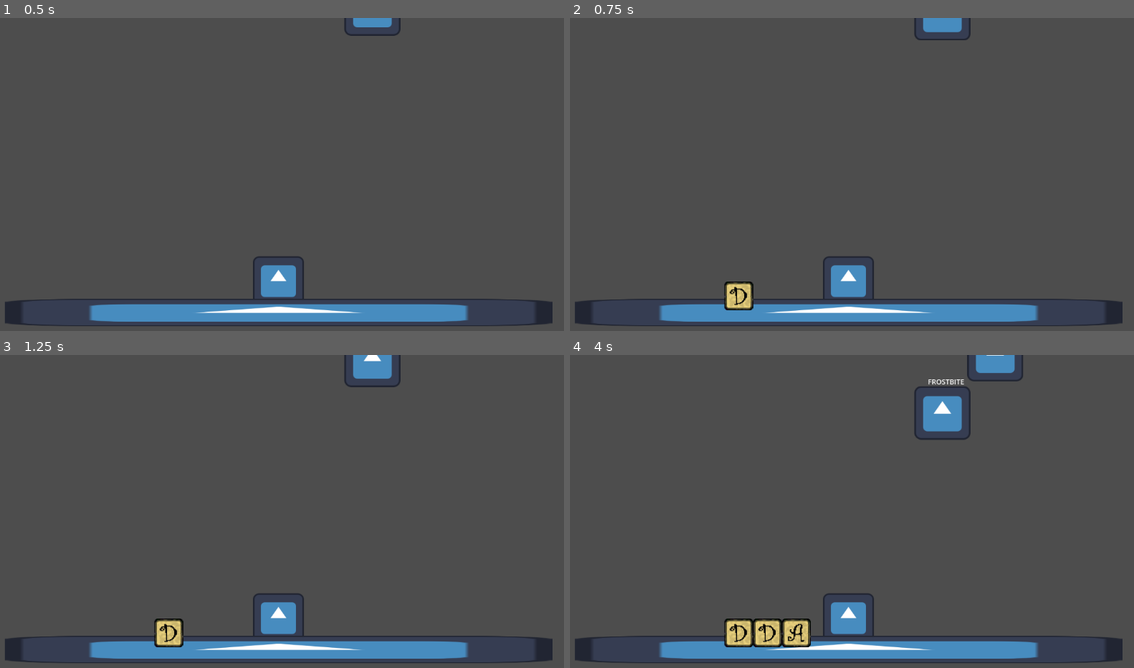
Above: before the commit, frames 1-4 (two rows, left to right).
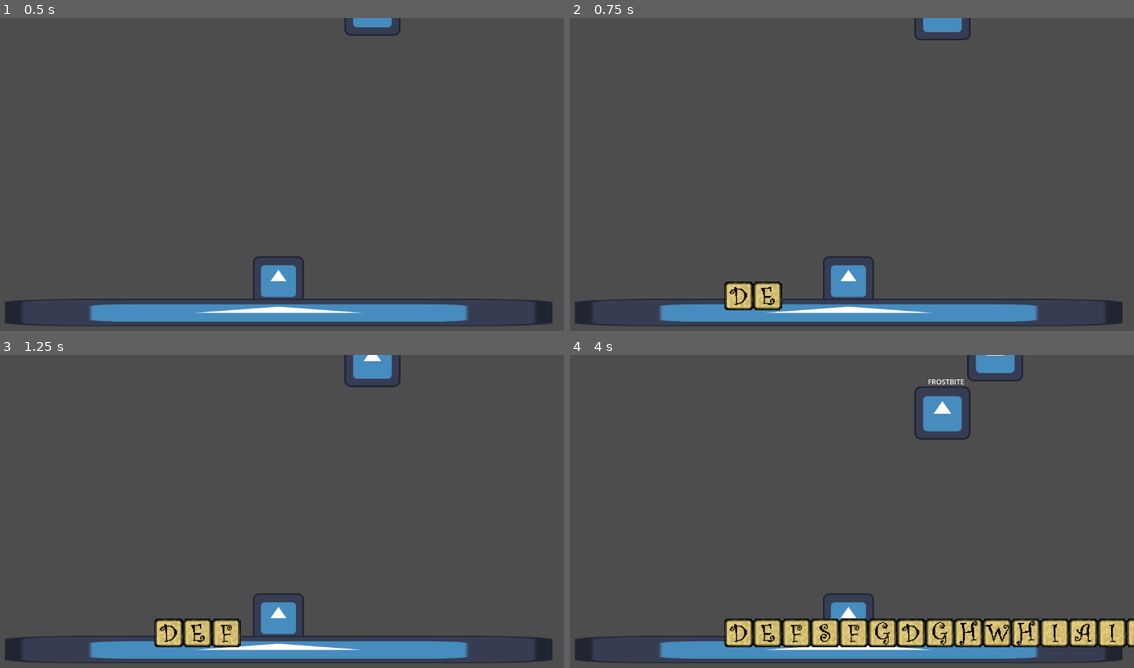
Above: after the commit, the same moments.

Repository: Mark-0909/Type-Wizard-Tower-Defense
Game: Godot game, scene res://nodes/main.tscn
The game is run twice, just before and just after one commit, with the same random seed, the same clock (stepped at 60 frames per second) and the same inputs. The engine's default icon, where the game draws it, is replaced by a stand-in: a white triangle on a blue panel in a dark square.
Inputs:
- Up to frame 1 (0.5 s): no input
- Up to frame 2 (0.75 s): tap Enter at 0.5 s; hold D from 0.53 s (still down); tap E at 0.6 s
- Up to frame 3 (1.25 s): keep holding D; tap F at 0.8 s
- Up to frame 4 (4 s): release D at 1.28 s; hold S 1.28-2.03 s; tap F at 1.35 s; tap G at 1.55, 2.1 s; hold D 2.03-2.78 s; tap H at 2.3, 2.85 s; hold W 2.78-3.53 s; tap I at 3.05, 3.6 s; hold A from 3.53 s (still down); tap J at 3.8 s

Frame 1 is identical in both runs. In frame 2, 0.5% of the frame differs, in the area x 32-38%, y 84-94%; in frame 3, 0.9%; in frame 4, 5.3%, in the area x 32-100%, y 84-94%.

Commit message:
added all letters

Diff:
--- /dev/null
+++ b/nodes/e.tscn
@@ -0,0 +1,21 @@
+[gd_scene load_steps=3 format=3 uid="uid://d1x27y104ncue"]
+
+[ext_resource type="Texture2D" uid="uid://dihq7rkc7d2vr" path="res://assets/letters/e.png" id="1_20qil"]
+
+[sub_resource type="SpriteFrames" id="SpriteFrames_ebksr"]
+animations = [{
+"frames": [{
+"duration": 1.0,
+"texture": ExtResource("1_20qil")
+}],
+"loop": true,
+"name": &"default",
+"speed": 5.0
+}]
+
+[node name="A" type="Node2D"]
+scale = Vector2(0.037, 0.037)
+
+[node name="AnimatedSprite2D" type="AnimatedSprite2D" parent="."]
+scale = Vector2(1.57913, 1.57335)
+sprite_frames = SubResource("SpriteFrames_ebksr")
--- /dev/null
+++ b/nodes/f.tscn
@@ -0,0 +1,21 @@
+[gd_scene load_steps=3 format=3 uid="uid://dkq2wuy7tcmmu"]
+
+[ext_resource type="Texture2D" uid="uid://jksiudnqssqe" path="res://assets/letters/f.png" id="1_rlq7t"]
+
+[sub_resource type="SpriteFrames" id="SpriteFrames_ebksr"]
+animations = [{
+"frames": [{
+"duration": 1.0,
+"texture": ExtResource("1_rlq7t")
+}],
+"loop": true,
+"name": &"default",
+"speed": 5.0
+}]
+
+[node name="A" type="Node2D"]
+scale = Vector2(0.037, 0.037)
+
+[node name="AnimatedSprite2D" type="AnimatedSprite2D" parent="."]
+scale = Vector2(1.57913, 1.57335)
+sprite_frames = SubResource("SpriteFrames_ebksr")
--- /dev/null
+++ b/nodes/g.tscn
@@ -0,0 +1,21 @@
+[gd_scene load_steps=3 format=3 uid="uid://duxb34066am07"]
+
+[ext_resource type="Texture2D" uid="uid://ckp0ywky1qvsh" path="res://assets/letters/g.png" id="1_1bwcf"]
+
+[sub_resource type="SpriteFrames" id="SpriteFrames_ebksr"]
+animations = [{
+"frames": [{
+"duration": 1.0,
+"texture": ExtResource("1_1bwcf")
+}],
+"loop": true,
+"name": &"default",
+"speed": 5.0
+}]
+
+[node name="A" type="Node2D"]
+scale = Vector2(0.037, 0.037)
+
+[node name="AnimatedSprite2D" type="AnimatedSprite2D" parent="."]
+scale = Vector2(1.57913, 1.57335)
+sprite_frames = SubResource("SpriteFrames_ebksr")
--- /dev/null
+++ b/nodes/h.tscn
@@ -0,0 +1,21 @@
+[gd_scene load_steps=3 format=3 uid="uid://upoc0bld4q8s"]
+
+[ext_resource type="Texture2D" uid="uid://ctx67fukhrgd" path="res://assets/letters/h.png" id="1_uft8j"]
+
+[sub_resource type="SpriteFrames" id="SpriteFrames_ebksr"]
+animations = [{
+"frames": [{
+"duration": 1.0,
+"texture": ExtResource("1_uft8j")
+}],
+"loop": true,
+"name": &"default",
+"speed": 5.0
+}]
+
+[node name="A" type="Node2D"]
+scale = Vector2(0.037, 0.037)
+
+[node name="AnimatedSprite2D" type="AnimatedSprite2D" parent="."]
+scale = Vector2(1.57913, 1.57335)
+sprite_frames = SubResource("SpriteFrames_ebksr")
--- /dev/null
+++ b/nodes/i.tscn
@@ -0,0 +1,21 @@
+[gd_scene load_steps=3 format=3 uid="uid://dn3ar2ahkkqig"]
+
+[ext_resource type="Texture2D" uid="uid://8jwgg0capjqs" path="res://assets/letters/i.png" id="1_lja4k"]
+
+[sub_resource type="SpriteFrames" id="SpriteFrames_ebksr"]
+animations = [{
+"frames": [{
+"duration": 1.0,
+"texture": ExtResource("1_lja4k")
+}],
+"loop": true,
+"name": &"default",
+"speed": 5.0
+}]
+
+[node name="A" type="Node2D"]
+scale = Vector2(0.037, 0.037)
+
+[node name="AnimatedSprite2D" type="AnimatedSprite2D" parent="."]
+scale = Vector2(1.57913, 1.57335)
+sprite_frames = SubResource("SpriteFrames_ebksr")
--- /dev/null
+++ b/nodes/j.tscn
@@ -0,0 +1,21 @@
+[gd_scene load_steps=3 format=3 uid="uid://bhk3aab5cjyd0"]
+
+[ext_resource type="Texture2D" uid="uid://6qy00wu2qair" path="res://assets/letters/j.png" id="1_2ojoo"]
+
+[sub_resource type="SpriteFrames" id="SpriteFrames_ebksr"]
+animations = [{
+"frames": [{
+"duration": 1.0,
+"texture": ExtResource("1_2ojoo")
+}],
+"loop": true,
+"name": &"default",
+"speed": 5.0
+}]
+
+[node name="A" type="Node2D"]
+scale = Vector2(0.037, 0.037)
+
+[node name="AnimatedSprite2D" type="AnimatedSprite2D" parent="."]
+scale = Vector2(1.57913, 1.57335)
+sprite_frames = SubResource("SpriteFrames_ebksr")
--- /dev/null
+++ b/nodes/k.tscn
@@ -0,0 +1,21 @@
+[gd_scene load_steps=3 format=3 uid="uid://dmjs3s18o1muw"]
+
+[ext_resource type="Texture2D" uid="uid://c0f3bl0r65v8f" path="res://assets/letters/k.png" id="1_0pf5n"]
+
+[sub_resource type="SpriteFrames" id="SpriteFrames_ebksr"]
+animations = [{
+"frames": [{
+"duration": 1.0,
+"texture": ExtResource("1_0pf5n")
+}],
+"loop": true,
+"name": &"default",
+"speed": 5.0
+}]
+
+[node name="A" type="Node2D"]
+scale = Vector2(0.037, 0.037)
+
+[node name="AnimatedSprite2D" type="AnimatedSprite2D" parent="."]
+scale = Vector2(1.57913, 1.57335)
+sprite_frames = SubResource("SpriteFrames_ebksr")
--- /dev/null
+++ b/nodes/l.tscn
@@ -0,0 +1,21 @@
+[gd_scene load_steps=3 format=3 uid="uid://c45r4htqytxpb"]
+
+[ext_resource type="Texture2D" uid="uid://dbr0gdnmukx7n" path="res://assets/letters/l.png" id="1_lo7fu"]
+
+[sub_resource type="SpriteFrames" id="SpriteFrames_ebksr"]
+animations = [{
+"frames": [{
+"duration": 1.0,
+"texture": ExtResource("1_lo7fu")
+}],
+"loop": true,
+"name": &"default",
+"speed": 5.0
+}]
+
+[node name="A" type="Node2D"]
+scale = Vector2(0.037, 0.037)
+
+[node name="AnimatedSprite2D" type="AnimatedSprite2D" parent="."]
+scale = Vector2(1.57913, 1.57335)
+sprite_frames = SubResource("SpriteFrames_ebksr")
--- /dev/null
+++ b/nodes/m.tscn
@@ -0,0 +1,21 @@
+[gd_scene load_steps=3 format=3 uid="uid://bluhj6bu6xma8"]
+
+[ext_resource type="Texture2D" uid="uid://b7y4isgrtnan8" path="res://assets/letters/m.png" id="1_20ob7"]
+
+[sub_resource type="SpriteFrames" id="SpriteFrames_ebksr"]
+animations = [{
+"frames": [{
+"duration": 1.0,
+"texture": ExtResource("1_20ob7")
+}],
+"loop": true,
+"name": &"default",
+"speed": 5.0
+}]
+
+[node name="A" type="Node2D"]
+scale = Vector2(0.037, 0.037)
+
+[node name="AnimatedSprite2D" type="AnimatedSprite2D" parent="."]
+scale = Vector2(1.57913, 1.57335)
+sprite_frames = SubResource("SpriteFrames_ebksr")
--- /dev/null
+++ b/nodes/n.tscn
@@ -0,0 +1,21 @@
+[gd_scene load_steps=3 format=3 uid="uid://dxtchj0bqej8w"]
+
+[ext_resource type="Texture2D" uid="uid://dky7gamx0dbse" path="res://assets/letters/n.png" id="1_yhngl"]
+
+[sub_resource type="SpriteFrames" id="SpriteFrames_ebksr"]
+animations = [{
+"frames": [{
+"duration": 1.0,
+"texture": ExtResource("1_yhngl")
+}],
+"loop": true,
+"name": &"default",
+"speed": 5.0
+}]
+
+[node name="A" type="Node2D"]
+scale = Vector2(0.037, 0.037)
+
+[node name="AnimatedSprite2D" type="AnimatedSprite2D" parent="."]
+scale = Vector2(1.57913, 1.57335)
+sprite_frames = SubResource("SpriteFrames_ebksr")
--- /dev/null
+++ b/nodes/o.tscn
@@ -0,0 +1,21 @@
+[gd_scene load_steps=3 format=3 uid="uid://ca8k3fd7ckjep"]
+
+[ext_resource type="Texture2D" uid="uid://cbvxlmmif3i4i" path="res://assets/letters/o.png" id="1_wmjys"]
+
+[sub_resource type="SpriteFrames" id="SpriteFrames_ebksr"]
+animations = [{
+"frames": [{
+"duration": 1.0,
+"texture": ExtResource("1_wmjys")
+}],
+"loop": true,
+"name": &"default",
+"speed": 5.0
+}]
+
+[node name="A" type="Node2D"]
+scale = Vector2(0.037, 0.037)
+
+[node name="AnimatedSprite2D" type="AnimatedSprite2D" parent="."]
+scale = Vector2(1.57913, 1.57335)
+sprite_frames = SubResource("SpriteFrames_ebksr")
--- /dev/null
+++ b/nodes/p.tscn
@@ -0,0 +1,21 @@
+[gd_scene load_steps=3 format=3 uid="uid://d3d2uq7bdt7y3"]
+
+[ext_resource type="Texture2D" uid="uid://dmap60q06djh5" path="res://assets/letters/p.png" id="1_hbqsj"]
+
+[sub_resource type="SpriteFrames" id="SpriteFrames_ebksr"]
+animations = [{
+"frames": [{
+"duration": 1.0,
+"texture": ExtResource("1_hbqsj")
+}],
+"loop": true,
+"name": &"default",
+"speed": 5.0
+}]
+
+[node name="A" type="Node2D"]
+scale = Vector2(0.037, 0.037)
+
+[node name="AnimatedSprite2D" type="AnimatedSprite2D" parent="."]
+scale = Vector2(1.57913, 1.57335)
+sprite_frames = SubResource("SpriteFrames_ebksr")
--- /dev/null
+++ b/nodes/q.tscn
@@ -0,0 +1,21 @@
+[gd_scene load_steps=3 format=3 uid="uid://d3hlqj4axpu73"]
+
+[ext_resource type="Texture2D" uid="uid://c61rl2nfiyaei" path="res://assets/letters/q.png" id="1_njn1i"]
+
+[sub_resource type="SpriteFrames" id="SpriteFrames_ebksr"]
+animations = [{
+"frames": [{
+"duration": 1.0,
+"texture": ExtResource("1_njn1i")
+}],
+"loop": true,
+"name": &"default",
+"speed": 5.0
+}]
+
+[node name="A" type="Node2D"]
+scale = Vector2(0.037, 0.037)
+
+[node name="AnimatedSprite2D" type="AnimatedSprite2D" parent="."]
+scale = Vector2(1.57913, 1.57335)
+sprite_frames = SubResource("SpriteFrames_ebksr")
--- /dev/null
+++ b/nodes/r.tscn
@@ -0,0 +1,21 @@
+[gd_scene load_steps=3 format=3 uid="uid://8n5kq0isql4g"]
+
+[ext_resource type="Texture2D" uid="uid://b5cq4yos347hc" path="res://assets/letters/r.png" id="1_j6i87"]
+
+[sub_resource type="SpriteFrames" id="SpriteFrames_ebksr"]
+animations = [{
+"frames": [{
+"duration": 1.0,
+"texture": ExtResource("1_j6i87")
+}],
+"loop": true,
+"name": &"default",
+"speed": 5.0
+}]
+
+[node name="A" type="Node2D"]
+scale = Vector2(0.037, 0.037)
+
+[node name="AnimatedSprite2D" type="AnimatedSprite2D" parent="."]
+scale = Vector2(1.57913, 1.57335)
+sprite_frames = SubResource("SpriteFrames_ebksr")
--- /dev/null
+++ b/nodes/s.tscn
@@ -0,0 +1,21 @@
+[gd_scene load_steps=3 format=3 uid="uid://ln2avihecvvt"]
+
+[ext_resource type="Texture2D" uid="uid://bjbhjnujjwwcc" path="res://assets/letters/s.png" id="1_50v00"]
+
+[sub_resource type="SpriteFrames" id="SpriteFrames_ebksr"]
+animations = [{
+"frames": [{
+"duration": 1.0,
+"texture": ExtResource("1_50v00")
+}],
+"loop": true,
+"name": &"default",
+"speed": 5.0
+}]
+
+[node name="A" type="Node2D"]
+scale = Vector2(0.037, 0.037)
+
+[node name="AnimatedSprite2D" type="AnimatedSprite2D" parent="."]
+scale = Vector2(1.57913, 1.57335)
+sprite_frames = SubResource("SpriteFrames_ebksr")
--- /dev/null
+++ b/nodes/t.tscn
@@ -0,0 +1,21 @@
+[gd_scene load_steps=3 format=3 uid="uid://ybp7o8iw8421"]
+
+[ext_resource type="Texture2D" uid="uid://ckf6wy12syp1" path="res://assets/letters/t.png" id="1_edige"]
+
+[sub_resource type="SpriteFrames" id="SpriteFrames_ebksr"]
+animations = [{
+"frames": [{
+"duration": 1.0,
+"texture": ExtResource("1_edige")
+}],
+"loop": true,
+"name": &"default",
+"speed": 5.0
+}]
+
+[node name="A" type="Node2D"]
+scale = Vector2(0.037, 0.037)
+
+[node name="AnimatedSprite2D" type="AnimatedSprite2D" parent="."]
+scale = Vector2(1.57913, 1.57335)
+sprite_frames = SubResource("SpriteFrames_ebksr")
--- /dev/null
+++ b/nodes/u.tscn
@@ -0,0 +1,21 @@
+[gd_scene load_steps=3 format=3 uid="uid://c0th51ef38gcl"]
+
+[ext_resource type="Texture2D" uid="uid://dp6kxsms4urqy" path="res://assets/letters/u.png" id="1_3gad5"]
+
+[sub_resource type="SpriteFrames" id="SpriteFrames_ebksr"]
+animations = [{
+"frames": [{
+"duration": 1.0,
+"texture": ExtResource("1_3gad5")
+}],
+"loop": true,
+"name": &"default",
+"speed": 5.0
+}]
+
+[node name="A" type="Node2D"]
+scale = Vector2(0.037, 0.037)
+
+[node name="AnimatedSprite2D" type="AnimatedSprite2D" parent="."]
+scale = Vector2(1.57913, 1.57335)
+sprite_frames = SubResource("SpriteFrames_ebksr")
--- /dev/null
+++ b/nodes/v.tscn
@@ -0,0 +1,21 @@
+[gd_scene load_steps=3 format=3 uid="uid://qelijbnitujv"]
+
+[ext_resource type="Texture2D" uid="uid://4gnd6hvwjqyy" path="res://assets/letters/v.png" id="1_4u1h3"]
+
+[sub_resource type="SpriteFrames" id="SpriteFrames_ebksr"]
+animations = [{
+"frames": [{
+"duration": 1.0,
+"texture": ExtResource("1_4u1h3")
+}],
+"loop": true,
+"name": &"default",
+"speed": 5.0
+}]
+
+[node name="A" type="Node2D"]
+scale = Vector2(0.037, 0.037)
+
+[node name="AnimatedSprite2D" type="AnimatedSprite2D" parent="."]
+scale = Vector2(1.57913, 1.57335)
+sprite_frames = SubResource("SpriteFrames_ebksr")
--- /dev/null
+++ b/nodes/w.tscn
@@ -0,0 +1,21 @@
+[gd_scene load_steps=3 format=3 uid="uid://cwcquugoqbc1r"]
+
+[ext_resource type="Texture2D" uid="uid://dgmn3my0t6vi8" path="res://assets/letters/w.png" id="1_44ljt"]
+
+[sub_resource type="SpriteFrames" id="SpriteFrames_ebksr"]
+animations = [{
+"frames": [{
+"duration": 1.0,
+"texture": ExtResource("1_44ljt")
+}],
+"loop": true,
+"name": &"default",
+"speed": 5.0
+}]
+
+[node name="A" type="Node2D"]
+scale = Vector2(0.037, 0.037)
+
+[node name="AnimatedSprite2D" type="AnimatedSprite2D" parent="."]
+scale = Vector2(1.57913, 1.57335)
+sprite_frames = SubResource("SpriteFrames_ebksr")
--- /dev/null
+++ b/nodes/x.tscn
@@ -0,0 +1,21 @@
+[gd_scene load_steps=3 format=3 uid="uid://icxh4tn0hsud"]
+
+[ext_resource type="Texture2D" uid="uid://bg2xvl2cwffiu" path="res://assets/letters/x.png" id="1_v7bwm"]
+
+[sub_resource type="SpriteFrames" id="SpriteFrames_ebksr"]
+animations = [{
+"frames": [{
+"duration": 1.0,
+"texture": ExtResource("1_v7bwm")
+}],
+"loop": true,
+"name": &"default",
+"speed": 5.0
+}]
+
+[node name="A" type="Node2D"]
+scale = Vector2(0.037, 0.037)
+
+[node name="AnimatedSprite2D" type="AnimatedSprite2D" parent="."]
+scale = Vector2(1.57913, 1.57335)
+sprite_frames = SubResource("SpriteFrames_ebksr")
--- /dev/null
+++ b/nodes/y.tscn
@@ -0,0 +1,21 @@
+[gd_scene load_steps=3 format=3 uid="uid://dcqnwn23k3lna"]
+
+[ext_resource type="Texture2D" uid="uid://deadilojyfnj0" path="res://assets/letters/y.png" id="1_c4ocy"]
+
+[sub_resource type="SpriteFrames" id="SpriteFrames_ebksr"]
+animations = [{
+"frames": [{
+"duration": 1.0,
+"texture": ExtResource("1_c4ocy")
+}],
+"loop": true,
+"name": &"default",
+"speed": 5.0
+}]
+
+[node name="A" type="Node2D"]
+scale = Vector2(0.037, 0.037)
+
+[node name="AnimatedSprite2D" type="AnimatedSprite2D" parent="."]
+scale = Vector2(1.57913, 1.57335)
+sprite_frames = SubResource("SpriteFrames_ebksr")
--- /dev/null
+++ b/nodes/z.tscn
@@ -0,0 +1,21 @@
+[gd_scene load_steps=3 format=3 uid="uid://b6b5xcmdpj31d"]
+
+[ext_resource type="Texture2D" uid="uid://dj4bxtd6ydfql" path="res://assets/letters/z.png" id="1_pvvnn"]
+
+[sub_resource type="SpriteFrames" id="SpriteFrames_ebksr"]
+animations = [{
+"frames": [{
+"duration": 1.0,
+"texture": ExtResource("1_pvvnn")
+}],
+"loop": true,
+"name": &"default",
+"speed": 5.0
+}]
+
+[node name="A" type="Node2D"]
+scale = Vector2(0.037, 0.037)
+
+[node name="AnimatedSprite2D" type="AnimatedSprite2D" parent="."]
+scale = Vector2(1.57913, 1.57335)
+sprite_frames = SubResource("SpriteFrames_ebksr")
--- a/scripts/game_manager.gd
+++ b/scripts/game_manager.gd
@@ -58,13 +58,56 @@
 const B = preload("res://nodes/b.tscn")
 const C = preload("res://nodes/c.tscn")
 const D = preload("res://nodes/d.tscn")
-
+const E = preload("res://nodes/e.tscn")
+const F = preload("res://nodes/f.tscn")
+const G = preload("res://nodes/g.tscn")
+const H = preload("res://nodes/h.tscn")
+const I = preload("res://nodes/i.tscn")
+const J = preload("res://nodes/j.tscn")
+const K = preload("res://nodes/k.tscn")
+const L = preload("res://nodes/l.tscn")
+const M = preload("res://nodes/m.tscn")
+const N = preload("res://nodes/n.tscn")
+const O = preload("res://nodes/o.tscn")
+const P = preload("res://nodes/p.tscn")
+const Q = preload("res://nodes/q.tscn")
+const R = preload("res://nodes/r.tscn")
+const S = preload("res://nodes/s.tscn")
+const T = preload("res://nodes/t.tscn")
+const U = preload("res://nodes/u.tscn")
+const V = preload("res://nodes/v.tscn")
+const W = preload("res://nodes/w.tscn")
+const X = preload("res://nodes/x.tscn")
+const Y = preload("res://nodes/y.tscn")
+const Z = preload("res://nodes/z.tscn")
 
 var letter_scenes = {
 	KEY_A: A,
 	KEY_B: B,
 	KEY_C: C,
-	KEY_D: D
+	KEY_D: D,
+	KEY_E: E,
+	KEY_F: F,
+	KEY_G: G,
+	KEY_H: H,
+	KEY_I: I,
+	KEY_J: J,
+	KEY_K: K,
+	KEY_L: L,
+	KEY_M: M,
+	KEY_N: N,
+	KEY_O: O,
+	KEY_P: P,
+	KEY_Q: Q,
+	KEY_R: R,
+	KEY_S: S,
+	KEY_T: T,
+	KEY_U: U,
+	KEY_V: V,
+	KEY_W: W,
+	KEY_X: X,
+	KEY_Y: Y,
+	KEY_Z: Z
 }
 
 func _ready() -> void:
Binary file added: assets/letters/e.png
Not shown, added: assets/letters/e.png.import
Binary file added: assets/letters/f.png
Not shown, added: assets/letters/f.png.import
Binary file added: assets/letters/g.png
Not shown, added: assets/letters/g.png.import
Binary file added: assets/letters/h.png
Not shown, added: assets/letters/h.png.import
Binary file added: assets/letters/i.png
Not shown, added: assets/letters/i.png.import
Binary file added: assets/letters/j.png
Not shown, added: assets/letters/j.png.import
(and 32 more such lines)
